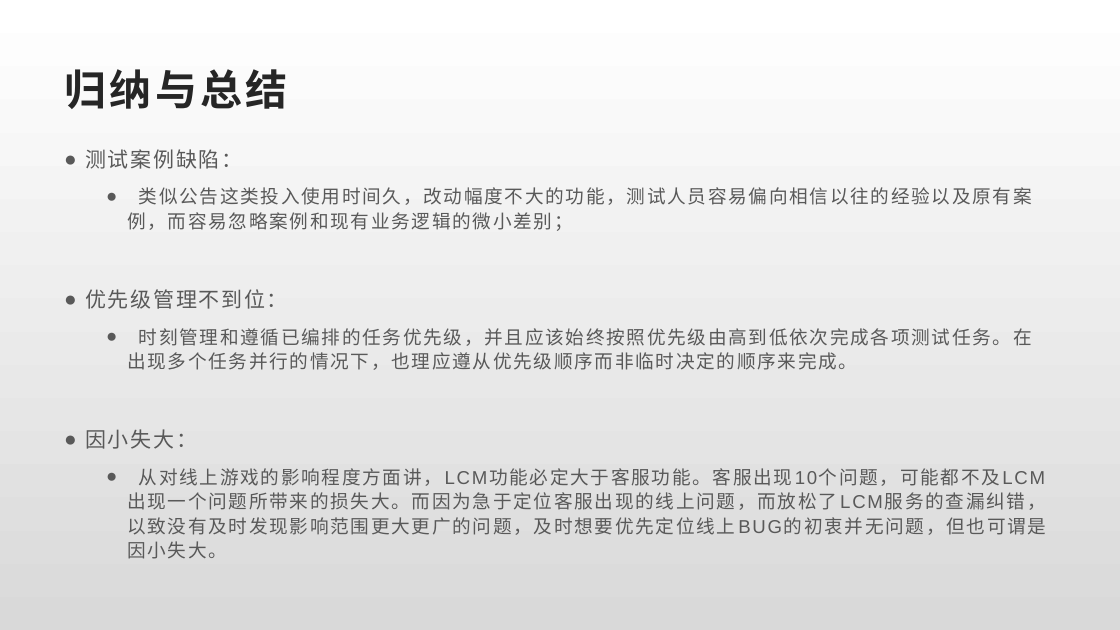
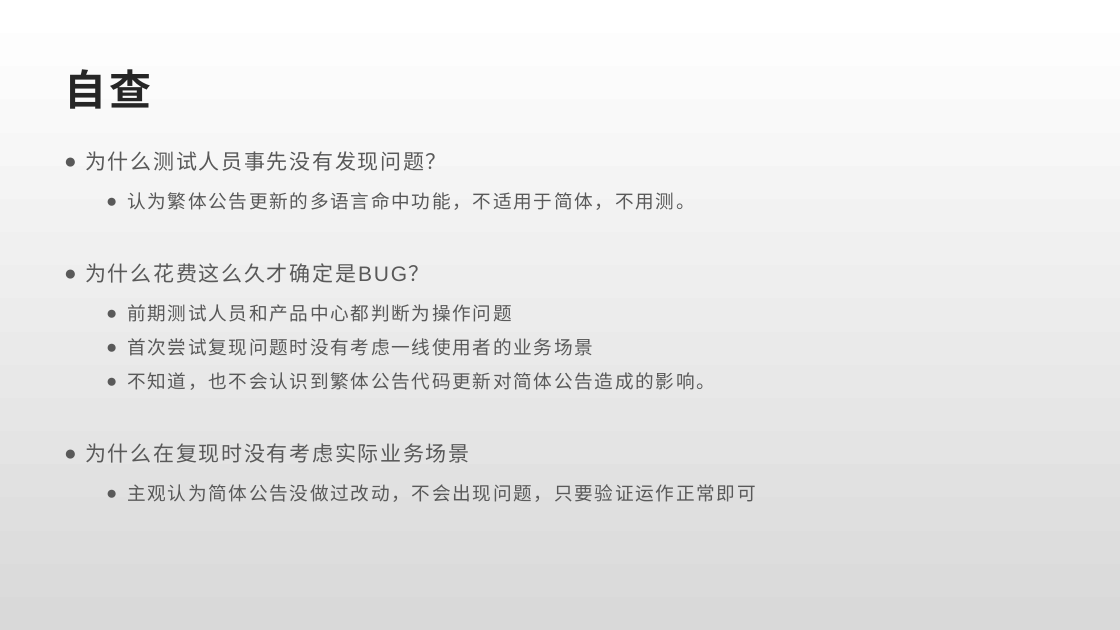
Before and after one commit to Rexixe1993/JavaScriptLesson, a slide deck: slide 17 of 全球版灌篮OBT复盘总结.pptx. Drawn at 1120x630 pixels with LibreOffice and Linux fonts; fonts in the diff are those of the drawing. Boxes give left, top, right and bottom in pixels: in the first picture for what was removed or moved away, otherwise in the second. Text is boxed around its words. In the diff, an @@ line names an element or a change of style, - is before the commit and + after.

Commit message:
第四部分自查完

```diff
--- a/全球版灌篮OBT复盘总结.pptx
+++ b/全球版灌篮OBT复盘总结.pptx
@@ title at bbox=[64, 69, 151, 109]: text changed @@
-归纳与总结
+自查
@@ text at bbox=[85, 151, 756, 502]: text changed @@
-● 测试案例缺陷：
-  ● 类似公告这类投入使用时间久，改动幅度不大的功能，测试人员容易偏向相信以往的经验以及原有案例，而容易忽略案例和现有业务逻辑的微小差别；
-● 优先级管理不到位：
-  ● 时刻管理和遵循已编排的任务优先级，并且应该始终按照优先级由高到低依次完成各项测试任务。在出现多个任务并行的情况下，也理应遵从优先级顺序而非临时决定的顺序来完成。
-● 因小失大：
-  ● 从对线上游戏的影响程度方面讲，LCM功能必定大于客服功能。客服出现10个问题，可能都不及LCM出现一个问题所带来的损失大。而因为急于定位客服出现的线上问题，而放松了LCM服务的查漏纠错，以致没有及时发现影响范围更大更广的问题，及时想要优先定位线上BUG的初衷并无问题，但也可谓是因小失大。
+● 为什么测试人员事先没有发现问题？
+  ● 认为繁体公告更新的多语言命中功能，不适用于简体，不用测。
+● 为什么花费这么久才确定是BUG？
+  ● 前期测试人员和产品中心都判断为操作问题
+  ● 首次尝试复现问题时没有考虑一线使用者的业务场景
+  ● 不知道，也不会认识到繁体公告代码更新对简体公告造成的影响。
+● 为什么在复现时没有考虑实际业务场景
+  ● 主观认为简体公告没做过改动，不会出现问题，只要验证运作正常即可
```
Also in this commit, not shown: 1 other slide changed, 3 slides added, 2 slides removed.
